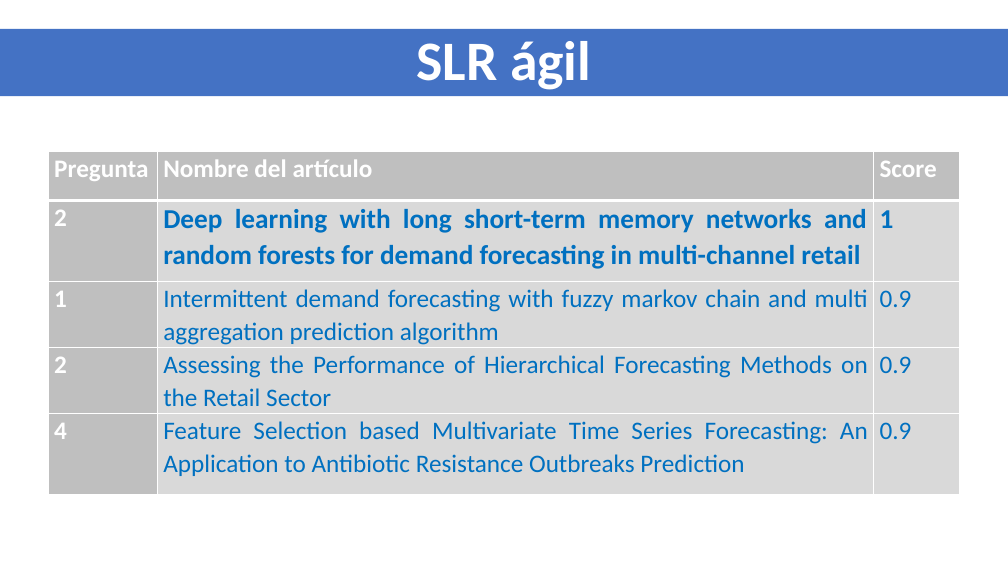
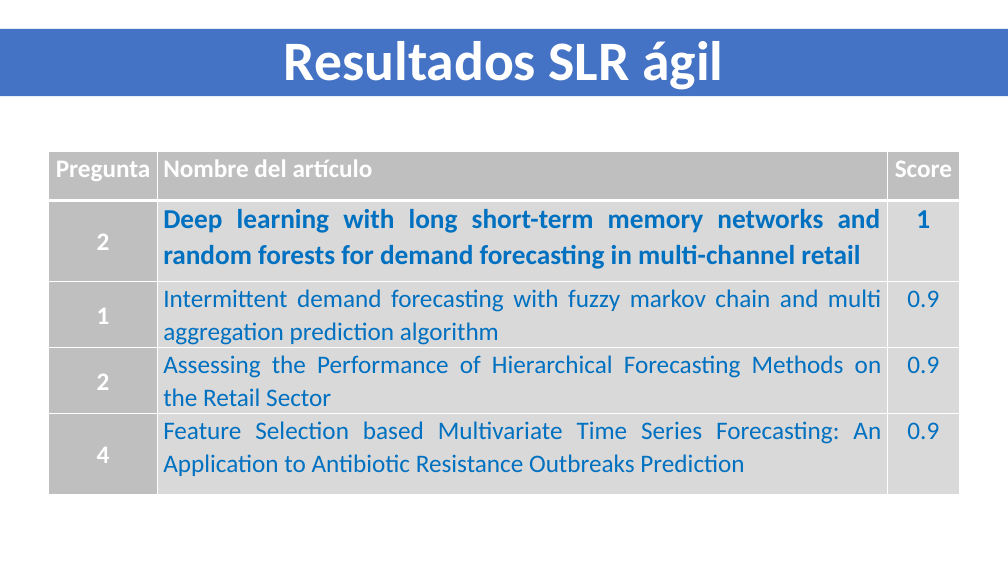
Before and after one commit to mcdya2020/Proyecto-integrador-2020, a slide deck: slide 7 of 2. Presentación final/Presentación PI-2 V2.pptx. Drawn at 1008x567 pixels with LibreOffice and Linux fonts; fonts in the diff are those of the drawing. Boxes give left, top, right and bottom in pixels: in the first picture for what was removed or moved away, otherwise in the second. Text is boxed around its words. In the diff, an @@ line names an element or a change of style, - is before the commit and + after.

```diff
--- a/2. Presentación final/Presentación PI-2 V2.pptx
+++ b/2. Presentación final/Presentación PI-2 V2.pptx
@@ title at (284, 41, 723, 90): text changed @@
-SLR ágil
+Resultados SLR ágil
@@ table at (48, 151, 959, 492) @@
@@ alignment left to centre @@
```
Also in this commit, not shown: 5 other slides changed, 8 slides added.
